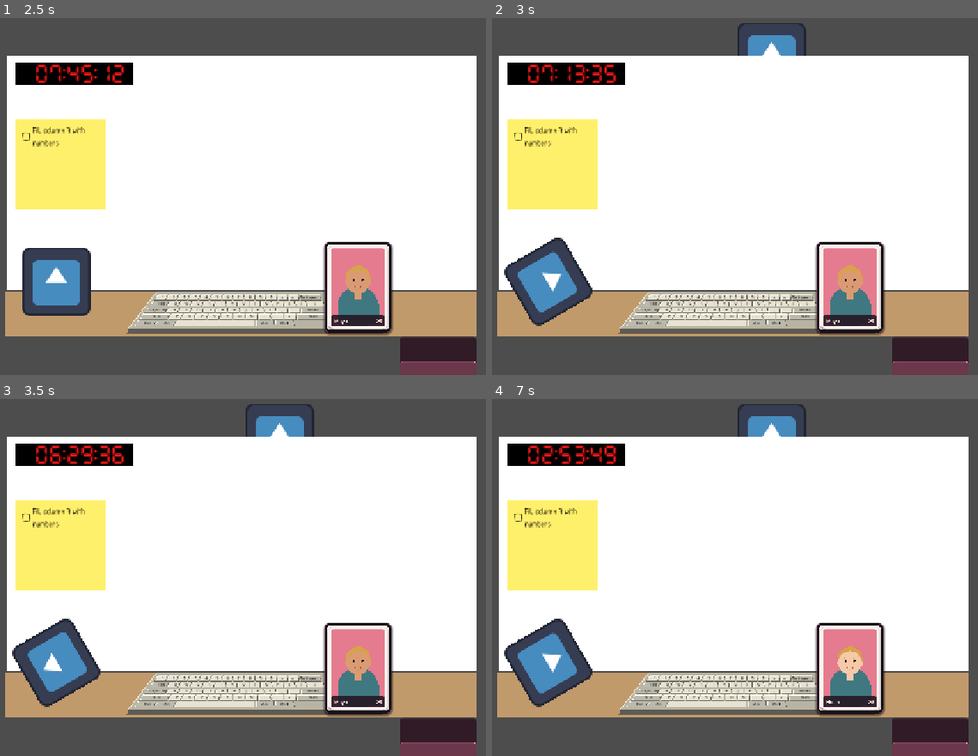
Above: before the commit, frames 1-4 (two rows, left to right).
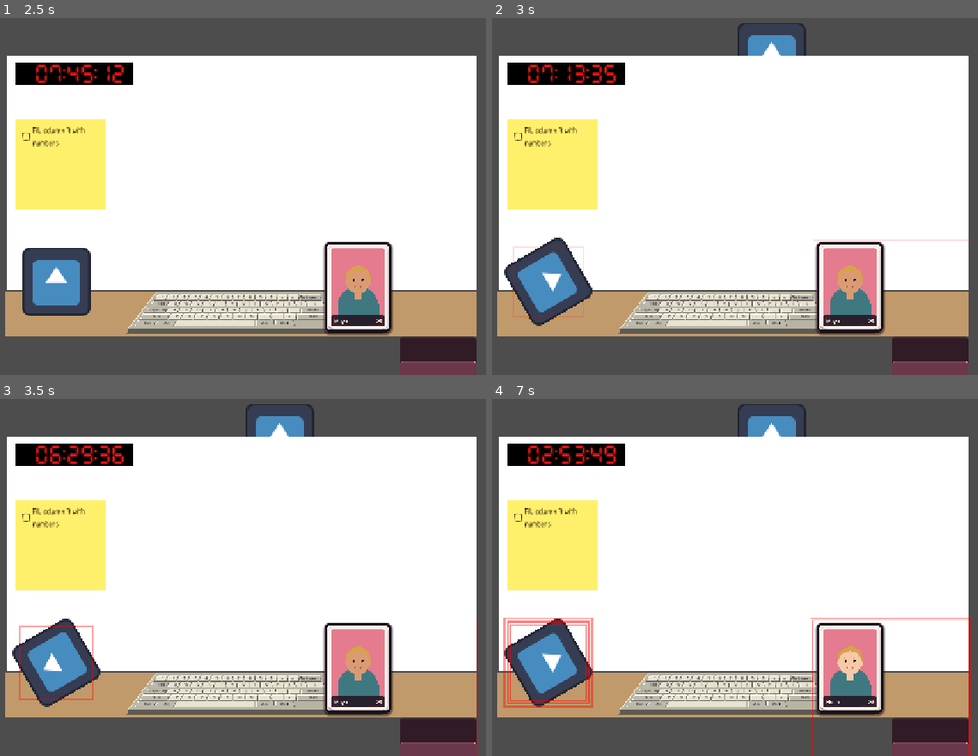
Above: after the commit, the same moments.

Repository: Jelleas/gmtk-2026
Game: Godot game, scene res://src/office/office.tscn
Same seed, same stepped clock (60 frames per second), same inputs: the game is played once before the commit and once after it. This scene is started directly instead of the project's main scene. The engine's default icon, where the game draws it, is replaced by a stand-in: a white triangle on a blue panel in a dark square.
Inputs (mouse positions are in pixels of both pictures, inside the frame that each line leads up to):
- Up to frame 1 (2.5 s): click "_" at 0.5 s; click "□" at 1.25 s; click "X" at 2 s
- Up to frame 2 (3 s): tap Enter at 2.75 s; drag from (550, 282) to (803, 96) at 2.77 s
- Up to frame 3 (3.5 s): no input
- Up to frame 4 (7 s): drag from (851, 666) to (550, 663) at 3.52 s; move the mouse to (929, 748) at 4.27 s; hold Right 4.28-5 s; tap 2 at 4.35 s; click (929, 748) at 4.42 s; drag from (696, 641) to (526, 506) at 5.02 s; move the mouse to (939, 620) at 5.77 s; hold Left 5.78-6.5 s; tap 4 at 5.85 s; drag from (526, 506) to (550, 663) at 6.52 s

Frame 1 is identical in both runs. In frame 2, 0.3% of the frame differs, in the area x 4-99%, y 62-84%; in frame 3, 0.4%; in frame 4, 1.5%, in the area x 2-99%, y 61-100%.

Commit message:
warning border

Diff:
--- a/src/boss/boss.gd
+++ b/src/boss/boss.gd
@@ -50,6 +50,11 @@
 
 	schedule_next_move()
 
+func _process(_delta: float) -> void:
+	if state == State.VISIBLE and not activity_check_timer.is_stopped():
+		var progress := 1.0 - activity_check_timer.time_left / activity_check_delay
+		EventBus.boss_watch_progress.emit(clampf(progress, 0.0, 1.0))
+
 func on_activity_start(source_id: StringName, _multiplier: float) -> void:
 	activity_states[source_id] = true
 
@@ -91,6 +96,7 @@
 
 func retreat_boss_face() -> void:
 	activity_check_timer.stop()
+	EventBus.boss_watch_progress.emit(0.0)
 	state = State.RETREATING
 	var tween := create_tween()
 	tween.tween_property(boss_face, "position:y", hidden_y, retreat_duration).set_trans(Tween.TRANS_SINE).set_ease(Tween.EASE_IN_OUT)
--- /dev/null
+++ b/src/boss_watch_halo/boss_watch_halo.gd
@@ -0,0 +1,74 @@
+extends Node2D
+
+const RING_COUNT := 4
+const BASE_LINE_WIDTH := 3.0
+const BASE_GROW_STEP := 6.0
+const NOTICED_LINE_WIDTH := 10.0
+const PULSE_SPEED := 6.0
+const PULSE_AMOUNT := 0.15
+
+@export var source_id: StringName
+@export var target_size := Vector2(200, 200)
+@export var target_offset := Vector2.ZERO
+
+var is_active := false
+var progress := 0.0
+var is_noticed := false
+
+func _ready() -> void:
+	EventBus.activity_started.connect(_on_activity_started)
+	EventBus.activity_ended.connect(_on_activity_ended)
+	EventBus.boss_watch_progress.connect(_on_boss_watch_progress)
+	EventBus.punish.connect(_on_punish)
+	EventBus.punishment_ended.connect(_on_punishment_ended)
+
+func _process(_delta: float) -> void:
+	if is_noticed:
+		queue_redraw()
+
+func _on_activity_started(id: StringName, _multiplier: float) -> void:
+	if id != source_id:
+		return
+	is_active = true
+	queue_redraw()
+
+func _on_activity_ended(id: StringName) -> void:
+	if id != source_id:
+		return
+	is_active = false
+	progress = 0.0
+	queue_redraw()
+
+func _on_boss_watch_progress(value: float) -> void:
+	progress = value
+	queue_redraw()
+
+func _on_punish(_weight: float) -> void:
+	if not is_active:
+		return
+	is_noticed = true
+	queue_redraw()
+
+func _on_punishment_ended() -> void:
+	is_noticed = false
+	progress = 0.0
+	queue_redraw()
+
+func _draw() -> void:
+	if not is_active and not is_noticed:
+		return
+
+	var rect := Rect2(target_offset, target_size)
+
+	if is_noticed:
+		var pulse := 1.0 + sin(Time.get_ticks_msec() / 1000.0 * PULSE_SPEED) * PULSE_AMOUNT
+		draw_rect(rect.grow(BASE_GROW_STEP), Color(1.0, 0.0, 0.0, 1.0), false, NOTICED_LINE_WIDTH * pulse)
+		return
+
+	for ring in range(RING_COUNT):
+		var ring_progress := clampf(progress * RING_COUNT - ring, 0.0, 1.0)
+		if ring_progress <= 0.0:
+			continue
+		var alpha := lerpf(0.0, 0.55, ring_progress) * (1.0 - float(ring) / RING_COUNT * 0.5)
+		var grow := BASE_GROW_STEP * (ring + 1) * ring_progress
+		draw_rect(rect.grow(grow), Color(1.0, 0.0, 0.0, alpha), false, BASE_LINE_WIDTH)
--- a/src/computer/video_distraction/video_distraction.tscn
+++ b/src/computer/video_distraction/video_distraction.tscn
@@ -1,6 +1,13 @@
 [gd_scene format=3 uid="uid://3sjwwynn3cgc"]
 
 [ext_resource type="Script" uid="uid://dhw7yatcunt7x" path="res://src/computer/video_distraction/video_distraction.gd" id="1_uxxpw"]
+[ext_resource type="Script" path="res://src/boss_watch_halo/boss_watch_halo.gd" id="2_halo"]
 
 [node name="VideoDistraction" type="Node2D" unique_id=1538641647]
 script = ExtResource("1_uxxpw")
+
+[node name="BossWatchHalo" type="Node2D" parent="."]
+script = ExtResource("2_halo")
+source_id = &"video_distraction"
+target_size = Vector2(1270, 642)
+target_offset = Vector2(-635, -321)
--- a/src/event_bus/event_bus.gd
+++ b/src/event_bus/event_bus.gd
@@ -10,5 +10,7 @@
 signal punish(weight: float)
 signal punishment_ended()
 
+signal boss_watch_progress(progress: float)
+
 signal task_added(task: Task)
 signal task_completed(task: Task)
--- a/src/fidget_spinner/fidget_spinner.tscn
+++ b/src/fidget_spinner/fidget_spinner.tscn
@@ -2,6 +2,7 @@
 
 [ext_resource type="Script" uid="uid://cefnk8bvjcibg" path="res://src/fidget_spinner/fidget_spinner.gd" id="1_tsi7e"]
 [ext_resource type="Texture2D" uid="uid://ciuxyaoktugh5" path="res://icon.svg" id="2_h7mvs"]
+[ext_resource type="Script" path="res://src/boss_watch_halo/boss_watch_halo.gd" id="3_halo"]
 
 [sub_resource type="CircleShape2D" id="CircleShape2D_x2p3e"]
 radius = 64.0
@@ -15,6 +16,12 @@
 [node name="SpinTimer" type="Timer" parent="." unique_id=1827216203]
 one_shot = true
 
+[node name="BossWatchHalo" type="Node2D" parent="."]
+script = ExtResource("3_halo")
+source_id = &"fidget_spinner"
+target_size = Vector2(128, 128)
+target_offset = Vector2(-64, -64)
+
 [node name="ClickArea" type="Area2D" parent="." unique_id=1768960208]
 
 [node name="CollisionShape2D" type="CollisionShape2D" parent="ClickArea" unique_id=1680911037]
--- a/src/phone/phone.tscn
+++ b/src/phone/phone.tscn
@@ -3,6 +3,7 @@
 [ext_resource type="Script" uid="uid://biw4vo866lm20" path="res://src/phone/phone.gd" id="1_phone"]
 [ext_resource type="PackedScene" uid="uid://dbdb7j38pxfkb" path="res://src/phone/dating_app/dating_app.tscn" id="2_dating_app"]
 [ext_resource type="PackedScene" uid="uid://d2x1cbdt5jkyc" path="res://src/phone/drawer/drawer.tscn" id="3_drawer"]
+[ext_resource type="Script" path="res://src/boss_watch_halo/boss_watch_halo.gd" id="4_halo"]
 
 [sub_resource type="StyleBoxFlat" id="StyleBoxPhone"]
 bg_color = Color(0.0901961, 0.0666667, 0.0901961, 1)
@@ -65,6 +66,12 @@
 [node name="DatingApp" parent="PhoneBody/Screen" unique_id=835218628 instance=ExtResource("2_dating_app")]
 layout_mode = 0
 
+[node name="BossWatchHalo" type="Node2D" parent="."]
+script = ExtResource("4_halo")
+source_id = &"dating_app"
+target_size = Vector2(900, 940)
+target_offset = Vector2(0, 0)
+
 [node name="Drawer" parent="." unique_id=1943529146 instance=ExtResource("3_drawer")]
 unique_name_in_owner = true
 custom_minimum_size = Vector2(360, 340)
Not shown, added: src/boss_watch_halo/boss_watch_halo.gd.uid
